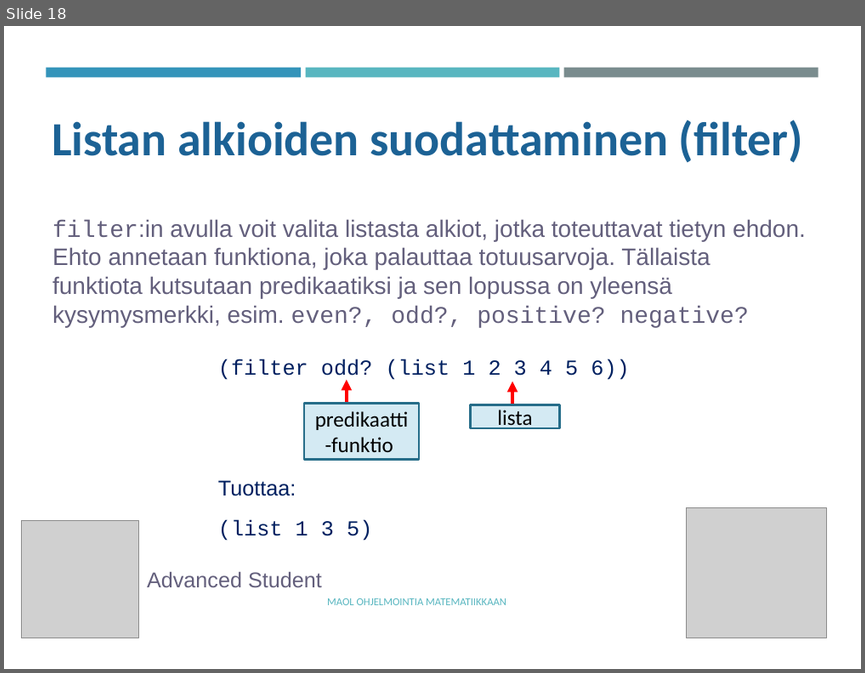
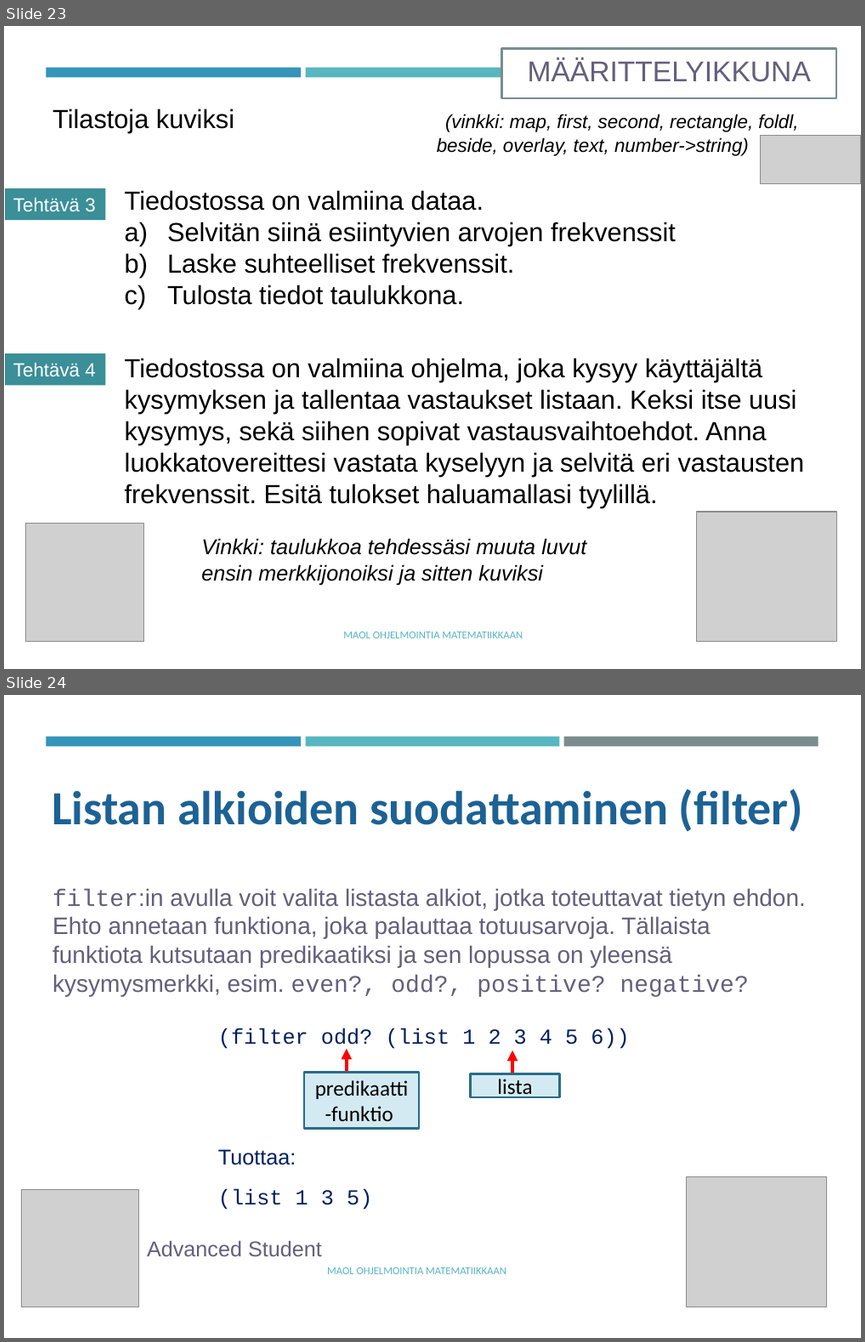
Before and after one commit to tyynetyyne/tyynetyyne.github.io, a slide deck: tehtavat/tiedostot/maol/power_point/Racket-MAOL-9-listat.pptx. Shown one above the other, each under a label of ours: slide 18 before the commit, slides 23 and 24 after it. The pictures are 865x673 and 865x1342 pixels, drawn with LibreOffice and Linux fonts; fonts in the diff are those of the drawing; grey boxes stand for pictures. Boxes give left, top, right and bottom in pixels: in the first picture for what was removed or moved away, otherwise in the second. Text is boxed around its words. In the diff, an @@ line names an element or a change of style, - is before the commit and + after.

```diff
--- a/tehtavat/tiedostot/maol/power_point/Racket-MAOL-9-listat.pptx
+++ b/tehtavat/tiedostot/maol/power_point/Racket-MAOL-9-listat.pptx
@@ slide 23 added at (4,26,861,669), background #FFFFFF; not listed: 2 template elements that a slide beside it also shows @@
@@ rectangle added at (502,48,836,98), fill #FFFFFF, outline #7A8C8E 1.75 pt, 24 pt, text #635F7C @@
+MÄÄRITTELYIKKUNA
@@ text added at (52,108,798,156), 16 pt, text #000000, italic @@
+Tilastoja kuviksi (vinkki: map, first, second, rectangle, foldl,
+beside, overlay, text, number->string)
@@ picture added at (760,135,861,182) @@
@@ rectangle added at (5,188,105,220), fill #3A8F98, 16 pt, text #FFFFFF @@
+Tehtävä 3
@@ text added at (125,190,676,305), 22 pt, text #000000 @@
+Tiedostossa on valmiina dataa.
+a) Selvitän siinä esiintyvien arvojen frekvenssit
+b) Laske suhteelliset frekvenssit.
+c) Tulosta tiedot taulukkona.
@@ rectangle added at (5,353,105,385), fill #3A8F98, 16 pt, text #FFFFFF @@
+Tehtävä 4
@@ text added at (125,358,805,507), 22 pt, text #000000 @@
+Tiedostossa on valmiina ohjelma, joka kysyy käyttäjältä kysymyksen ja tallentaa vastaukset listaan. Keksi itse uusi kysymys, sekä siihen sopivat vastausvaihtoehdot. Anna luokkatovereittesi vastata kyselyyn ja selvitä eri vastausten frekvenssit. Esitä tulokset haluamallasi tyylillä.
@@ picture added at (26,523,143,641) @@
@@ picture added at (696,512,837,641) @@
@@ text added at (201,538,586,584), 18 pt, text #000000, italic @@
+Vinkki: taulukkoa tehdessäsi muuta luvut ensin merkkijonoiksi ja sitten kuviksi
@@ text added at (343,631,522,638), 9 pt, text #58B6C0 @@
+MAOL OHJELMOINTIA MATEMATIIKKAAN
@@ what was slide 18 is now slide 24 @@
```
Also in this commit, not shown: 6 slides changed, 10 other slides added, 2 slides removed, 2 other files.
